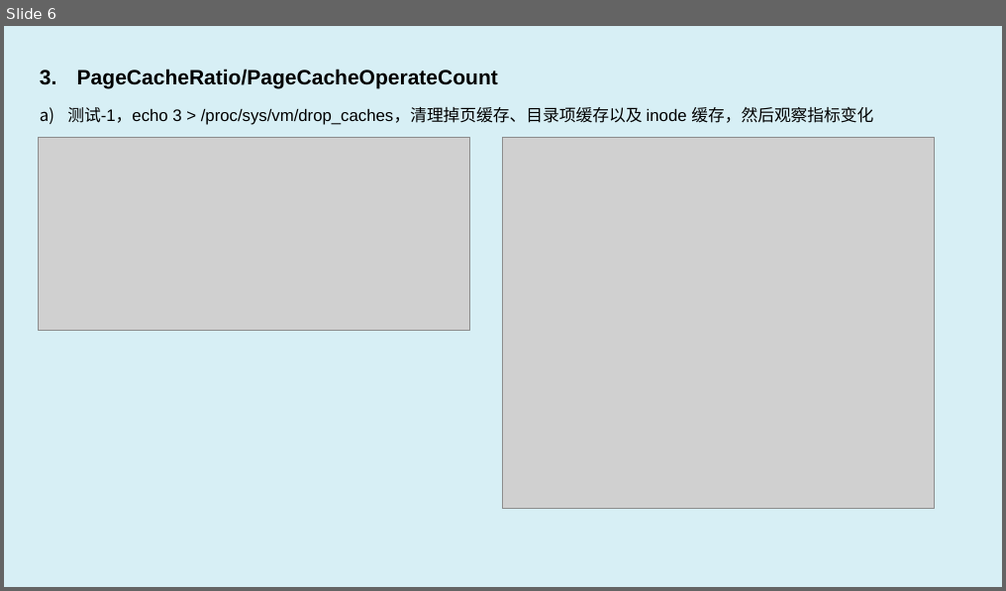
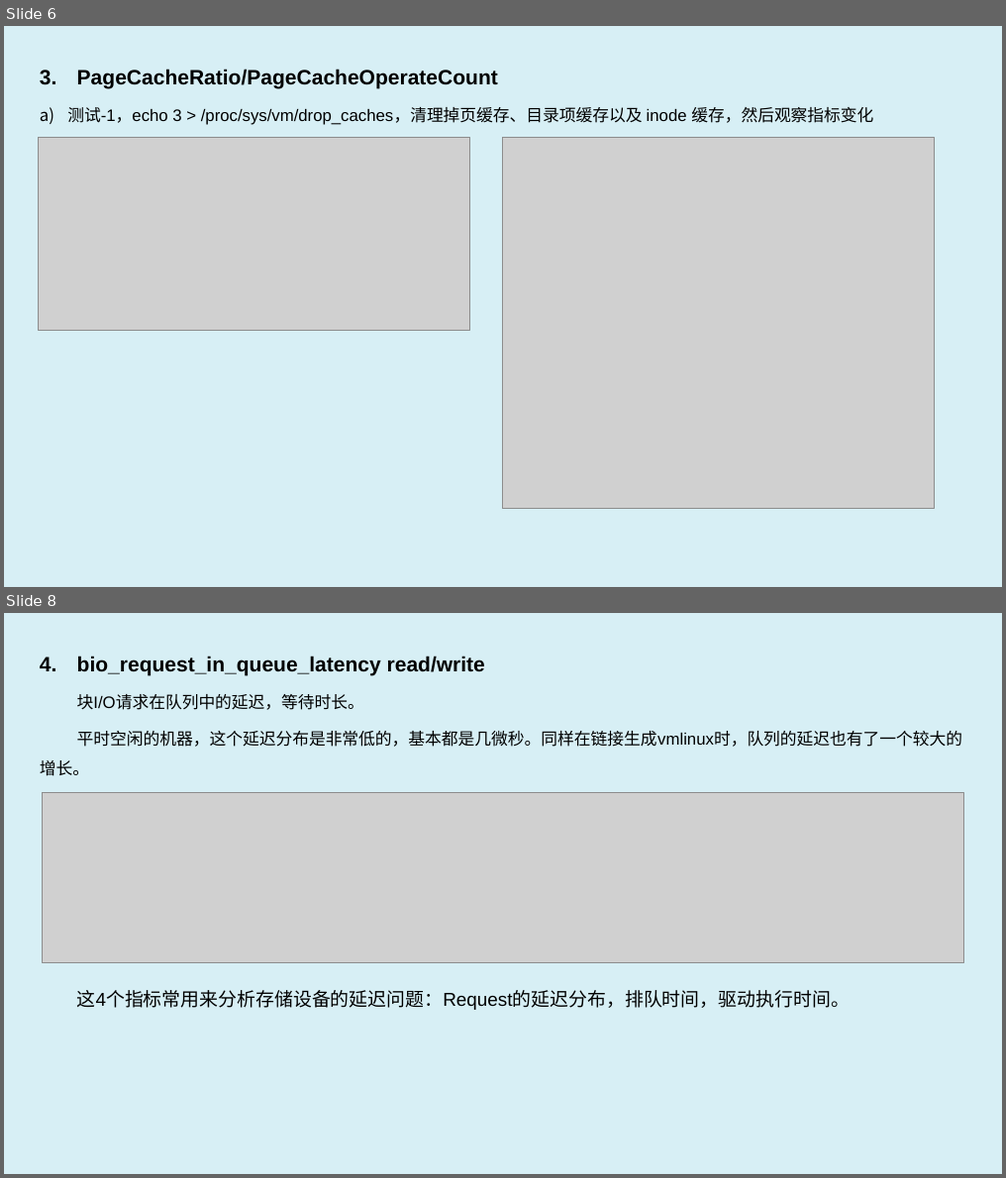
Before and after one commit to luxingwen/x-monitor, a slide deck: doc/x-monitor.eBPF Observe & Profiling.pptx. Shown one above the other, each under a label of ours: slide 6 before the commit, slides 6 and 8 after it; the slides between them are not shown. The pictures are 1006x591 and 1006x1178 pixels, drawn with LibreOffice and Linux fonts; fonts in the diff are those of the drawing; grey boxes stand for pictures. Boxes give left, top, right and bottom in pixels: in the first picture for what was removed or moved away, otherwise in the second. Text is boxed around its words. In the diff, an @@ line names an element or a change of style, - is before the commit and + after.

```diff
--- a/doc/x-monitor.eBPF Observe & Profiling.pptx
+++ b/doc/x-monitor.eBPF Observe & Profiling.pptx
@@ slide 8 added at bbox=[4, 613, 1002, 1174], background #D7EFF5 @@
@@ text added at bbox=[40, 656, 962, 1010], 16 pt, text #000000 @@
+4. bio_request_in_queue_latency read/write
+块I/O请求在队列中的延迟，等待时长。
+平时空闲的机器，这个延迟分布是非常低的，基本都是几微秒。同样在链接生成vmlinux时，队列的延迟也有了一个较大的增长。
+这4个指标常用来分析存储设备的延迟问题：Request的延迟分布，排队时间，驱动执行时间。
@@ picture added at bbox=[43, 792, 963, 963] @@
```
Also in this commit, not shown: 3 slides changed, 3 other slides added, 1 slide removed, 12 other files.
